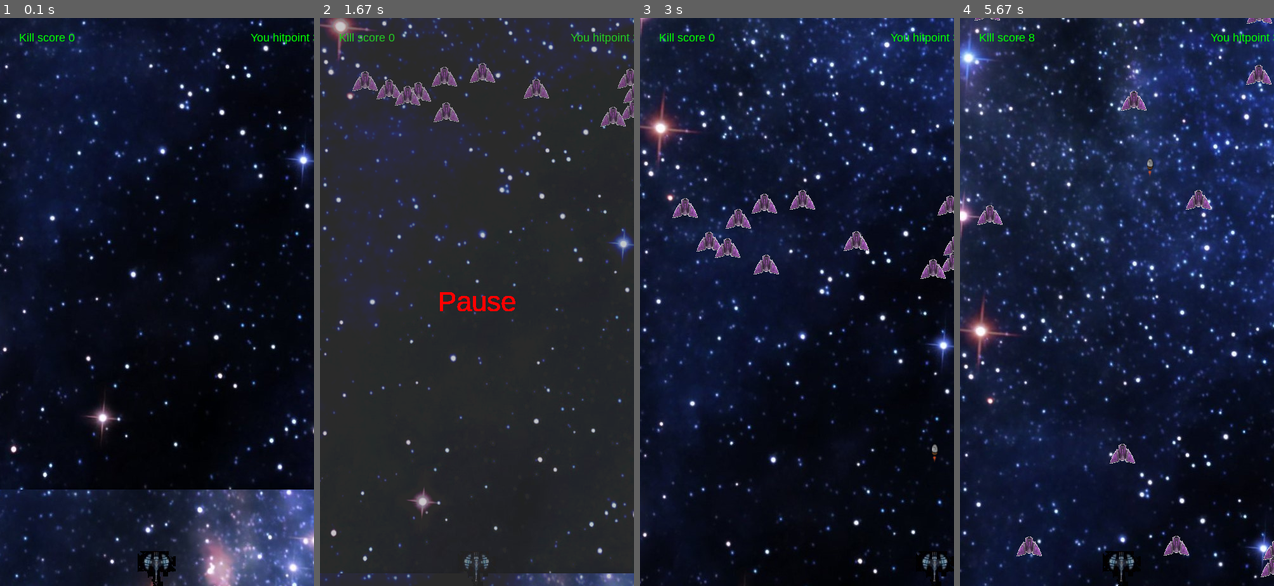
Above: before the commit, frames 1-4 (left to right).
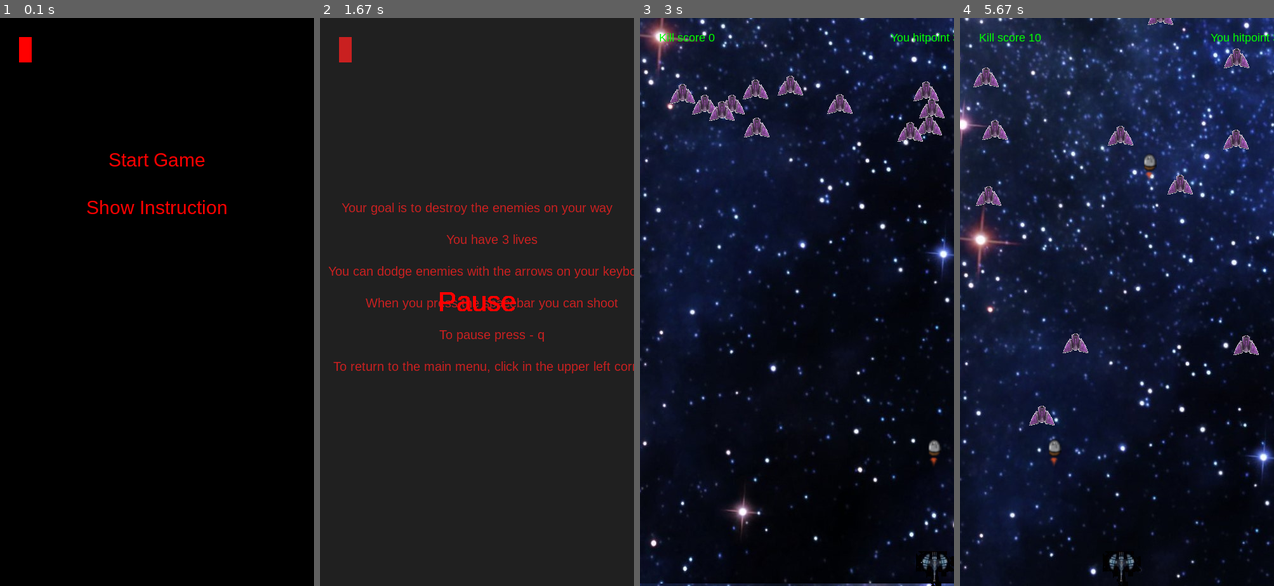
Above: after the commit, the same moments.

Repository: IlyaBulatau/shooter-pygame
Game: pygame game, started from main.py
Two runs of this game, one before a commit and one after it. Both use one fixed random seed, a clock stepped at 60 frames per second and the inputs below.
Inputs (mouse positions are in pixels of both pictures, inside the frame that each line leads up to):
- Up to frame 1 (0.1 s): no input
- Up to frame 2 (1.67 s): click (477, 302) at 0.38 s; click (477, 205) at 0.72 s, where only the run after the commit has a clickable "Show Instruction"; hold Q 1.17-1.63 s
- Up to frame 3 (3 s): hold Q 1.67-2.13 s; hold Right 2.17-2.63 s; hold Right from 2.67 s (still down); tap Space at 2.73 s
- Up to frame 4 (5.67 s): tap Space at 3.03, 3.23, 3.53, 3.8, 4.1, 4.23, 4.53, 4.9, 5.2, 5.4 s; release Right at 3.13 s; hold Left 3.17-3.7 s; hold Left 3.73-4.13 s; hold Right 4.17-4.8 s; hold Left 4.83-5.3 s; hold Right from 5.33 s (still down)

The runs differ from the first frame. In frame 1, 55% of the frame differs, in the area x 0-100%, y 0-100%; in frame 2, 16%; in frame 3, 23%; in frame 4, 32%.

Commit message:
create menu

Diff:
--- a/gan.py
+++ b/gan.py
@@ -6,7 +6,8 @@
 
     def __init__(self, pos_x, pos_y):
         super().__init__()
-        self.image = pygame.image.load(path_to_image.joinpath('frame1.png'))
+        self.model_path = 'frame1.png'
+        self.image = pygame.image.load(path_to_image.joinpath(self.model_path))
         self.rect = self.image.get_rect()
         self.rect.center = pos_x, pos_y
         self.speed = 30
--- a/main.py
+++ b/main.py
@@ -5,9 +5,9 @@
 from constant import FPS, W, H, path_to_image
 from gan import Gan, Shell
 from mob import Mob
+from menu import Menu
 
 # TODO - сделать разные цели за которые будут начилсятсься разщное колво очков
-# TODO - сделать наконец то главное меню с инструкцией
 # TODO - после окончания игры сделать возможность начать новую
 
 class Manager:
@@ -23,7 +23,7 @@
         self.rect2.center = W//2, 0 - H//2
         self.score = 0
         self.hitpoint = 3
-        self.game_state = 'run'
+        self.game_state = 'main'
         self.mobs_sprite = pygame.sprite.Group()
 
     def game_cycle(self):
@@ -32,15 +32,23 @@
         '''
         for event in pygame.event.get():
             if event.type == pygame.QUIT:
-                self.game_state = 'stop'
+                sys.exit()
 
             elif event.type == pygame.KEYDOWN:
                 if event.key == pygame.K_SPACE:
                     gan.short(shell, shell_sprite)
-                elif event.key == pygame.K_q and self.game_state != 'pause':
+                elif event.key == pygame.K_q and self.game_state != 'pause' and self.game_state != 'main':
                     self.game_state = 'pause'
-                elif event.key == pygame.K_q and self.game_state != 'run':
+                elif event.key == pygame.K_q and self.game_state != 'run' and self.game_state != 'main':
                     self.game_state = 'run'
+
+            elif event.type == pygame.MOUSEBUTTONDOWN and self.game_state != 'run':
+                if menu.show_start_game().collidepoint(event.pos) and self.game_state != 'instruction':
+                    self.game_state = 'run'
+                elif menu.buttom_back_menu().collidepoint(event.pos):
+                    self.game_state = 'main'
+                elif menu.show_instruction().collidepoint(event.pos):
+                    self.game_state = 'instruction'
 
     def game_pause(self):
         '''
@@ -132,11 +140,20 @@
             self.show_score()
             self.show_hitpoint()
             self.window_update()
-        elif self.game_state == 'stop':
-            sys.exit()
         elif self.game_state == 'pause':
             self.game_cycle()
             self.game_pause()
+        elif self.game_state == 'main':
+            self.game_cycle()
+            menu.show_start_game()
+            menu.show_instruction()
+            self.window_update()
+        elif self.game_state == 'instruction':
+            self.game_cycle()
+            menu.instructions()
+            self.window_update()
+        elif self.game_state == 'stop':
+            sys.exit()
 
 manager = Manager()
 
@@ -150,6 +167,7 @@
     mobs_sprite.add(mob)
 shell = Shell(gan.rect.centerx, gan.rect.bottom)
 shell_sprite = pygame.sprite.Group()
+menu = Menu(manager.window)
 
 pygame.init()
 
--- /dev/null
+++ b/menu.py
@@ -0,0 +1,80 @@
+import pygame
+
+from constant import *
+
+class Menu:
+
+    def __init__(self, window):
+        self.window = window
+
+    def buttom_back_menu(self):
+        '''
+        Кнопка Возвращает на главную страницу меню
+        '''
+        surf = pygame.Surface((20, 40))
+        surf.fill((255, 0, 0))
+        rect = surf.get_rect()
+        rect.topleft = 30, 30
+        self.window.blit(surf, rect)
+        return rect
+
+    def show_start_game(self):
+        '''
+        Предлашает начать игру
+        '''
+        self.window.fill((0, 0, 0))
+        self.buttom_back_menu()
+        font = pygame.font.SysFont('arial', 30)
+        text = font.render('Start Game', 1, (255, 0, 0))
+        rect = text.get_rect()
+        rect.center = W//2, H//4
+        self.window.blit(text, rect)
+
+        return rect
+
+    def show_instruction(self):
+        '''
+        Предлагает просмотреть инструкцию
+        '''
+        font = pygame.font.SysFont('arial', 30)
+        text = font.render('Show Instruction', 30, (255, 0, 0))
+        rect = text.get_rect()
+        rect.center = W//2, H//3
+        self.window.blit(text, rect)
+        return rect
+
+    def instructions(self):
+        '''
+        Выводит инструкцию на экран
+        '''
+        self.window.fill((0, 0, 0))
+        self.buttom_back_menu()
+        text = '''Your goal is to destroy the enemies on your way
+        You have 3 lives
+        You can dodge enemies with the arrows on your keyboard
+        When you press the spacebar you can shoot
+        To pause press - q
+        To return to the main menu, click in the upper left corner
+        '''.splitlines()
+        space_line = 0
+        for line in text:
+            font = pygame.font.SysFont('arial', 20)
+            show = font.render(line, 1, (255, 0, 0))
+            rect = show.get_rect()
+            rect.center = W//2, H//3 + space_line
+            self.window.blit(show, rect)
+            space_line += 50
+
+
+
+    def show_best_result(self):
+        '''
+        Предлагает просмотреть результаты
+        '''
+        ...
+
+    def show_change_gun_model(self):
+        '''
+        Предлагает поменять модельку пушки
+        '''
+        ...
--- a/mob.py
+++ b/mob.py
@@ -9,7 +9,7 @@
         self.image = pygame.image.load(path_to_image.joinpath('ship.png'))
         self.image.set_colorkey((255, 255, 255))
         self.rect = self.image.get_rect()
-        self.rect.topleft = (random.randint(0, W - self.rect[0]),
+        self.rect.topleft = (random.randint(0, W - 40),
                              random.randint(-120, -60))
         self.speed = random.randint(5, 6)
 
@@ -18,5 +18,5 @@
             self.rect[1] += self.speed
         else:
             self.speed = random.randint(5, 6)
-            self.rect[0] = random.randint(0, W - 20)
+            self.rect[0] = random.randint(0, W - 40)
             self.rect[1] = random.randint(-120, -60)
Binary file changed: image/frame1.png
